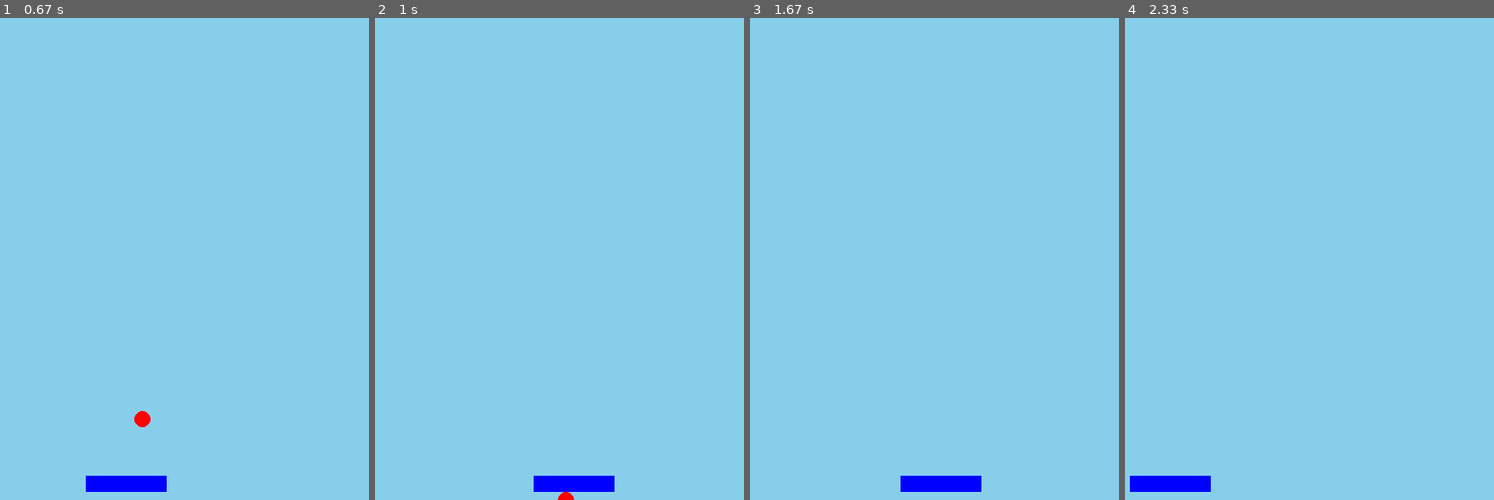
Above: before the commit, frames 1-4 (left to right).
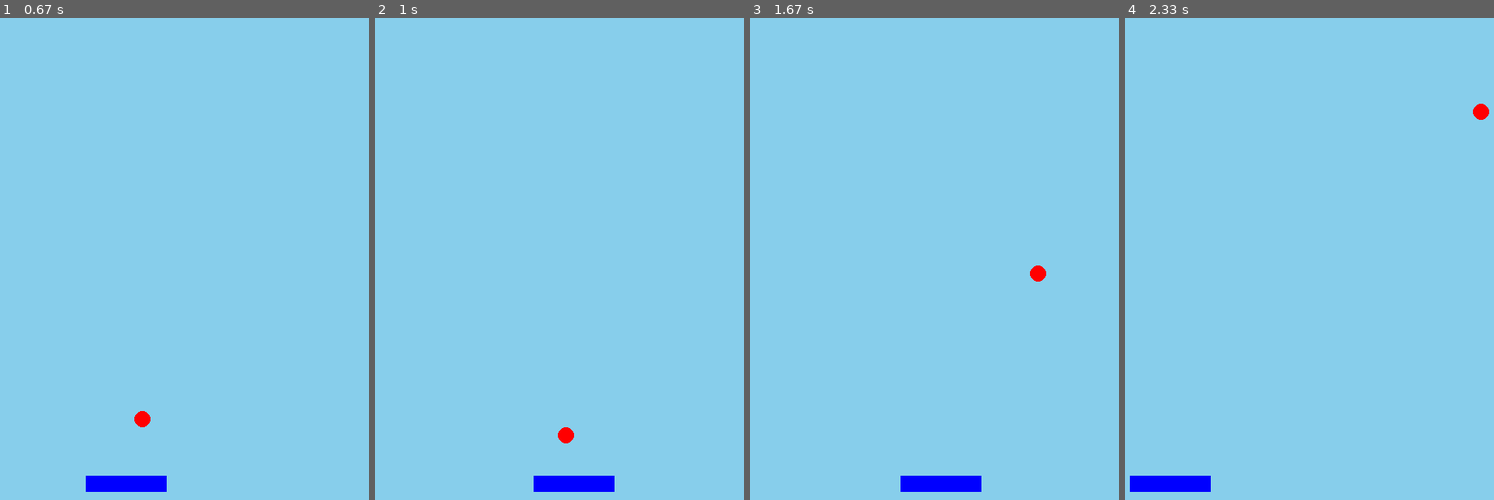
Above: after the commit, the same moments.

Repository: kashakbayev/pygame-lesson
Game: pygame game, started from ball.py
The game is run twice, just before and just after one commit, with the same random seed, the same clock (stepped at 60 frames per second) and the same inputs.
Inputs:
- Up to frame 1 (0.67 s): hold Right from 0.33 s (still down)
- Up to frame 2 (1 s): release Right at 0.8 s; hold Right from 0.83 s (still down)
- Up to frame 3 (1.67 s): release Right at 1.3 s; hold Left from 1.33 s (still down)
- Up to frame 4 (2.33 s): release Left at 1.87 s; hold Left 1.9-2.3 s

Frame 1 is identical in both runs. In frame 2, 0.2% of the frame differs, in the area x 49-54%, y 84-100%; in frame 3, 0.1%; in frame 4, 0.1%.

Commit message:
temp code

Diff:
--- a/ball.py
+++ b/ball.py
@@ -20,6 +20,7 @@
 ball_y = 300
 ball_dx = 3
 ball_dy = 5
+ball_radius = 10
 
 running = True
 while running:
@@ -27,8 +28,8 @@
         if event.type == pygame.QUIT:
             running = False
 
-    ball_x += ball_dx
-    ball_y += ball_dy
+    ball_x = ball_x + ball_dx
+    ball_y = ball_y + ball_dy
 
     keys = pygame.key.get_pressed()
     if keys[pygame.K_LEFT] and platform_x > 0:
@@ -41,9 +42,18 @@
     if ball_y <= 0:
         ball_dy = -ball_dy
 
+    if platform_x <= ball_x <= platform_x + 100 and ball_y + ball_radius >= platform_y:
+        ball_dy = -ball_dy
+
+    if ball_y >= HEIGHT:
+        ball_x = random.randint(0, WIDTH)
+        ball_y = 0
+        ball_dx = random.choice([-3, 3])
+        ball_dy = random.choice([3, 5])
+
     screen.fill(SKY_BLUE)
     pygame.draw.rect(screen, BLUE, (platform_x, platform_y, 100, 20))
-    pygame.draw.circle(screen, RED, (ball_x, ball_y), 10)
+    pygame.draw.circle(screen, RED, (ball_x, ball_y), ball_radius)
     pygame.display.flip()
     clock.tick(60)
 
--- /dev/null
+++ b/light.py
@@ -0,0 +1,59 @@
+import pygame
+
+pygame.init()
+
+WIDTH = 400
+HEIGHT = 600
+
+screen = pygame.display.set_mode((WIDTH, HEIGHT))
+pygame.display.set_caption("Светофор")
+
+clock = pygame.time.Clock()
+
+# Цвета
+BLACK = (0, 0, 0)
+GRAY = (80, 80, 80)
+RED = (255, 0, 0)
+YELLOW = (255, 255, 0)
+GREEN = (0, 255, 0)
+WHITE = (255, 255, 255)
+
+light = "red"
+timer = 0
+
+running = True
+
+while running:
+    dt = clock.tick(60)  # 60 FPS
+    timer = timer + dt   # сколько миллисекунд прошло
+
+    for event in pygame.event.get():
+        if event.type == pygame.QUIT:
+            running = False
+
+    # Смена цвета
+    if light == "red" and timer >= 3000:
+        light = "yellow"
+        timer = 0
+
+    elif light == "yellow" and timer >= 1000:
+        light = "green"
+        timer = 0
+
+    elif light == "green" and timer >= 3000:
+        light = "red"
+        timer = 0
+
+    screen.fill(WHITE)
+
+    # Корпус светофора
+    pygame.draw.rect(screen, BLACK, (125, 100, 150, 350), border_radius=20)
+
+    # Лампы
+    pygame.draw.circle(screen, RED if light == "red" else GRAY, (200, 170), 45)
+    pygame.draw.circle(screen, YELLOW if light == "yellow" else GRAY, (200, 275), 45)
+    pygame.draw.circle(screen, GREEN if light == "green" else GRAY, (200, 380), 45)
+
+    pygame.display.update()
+
+pygame.quit()
Empty file added: Apple.py
Empty file added: Cat.py
